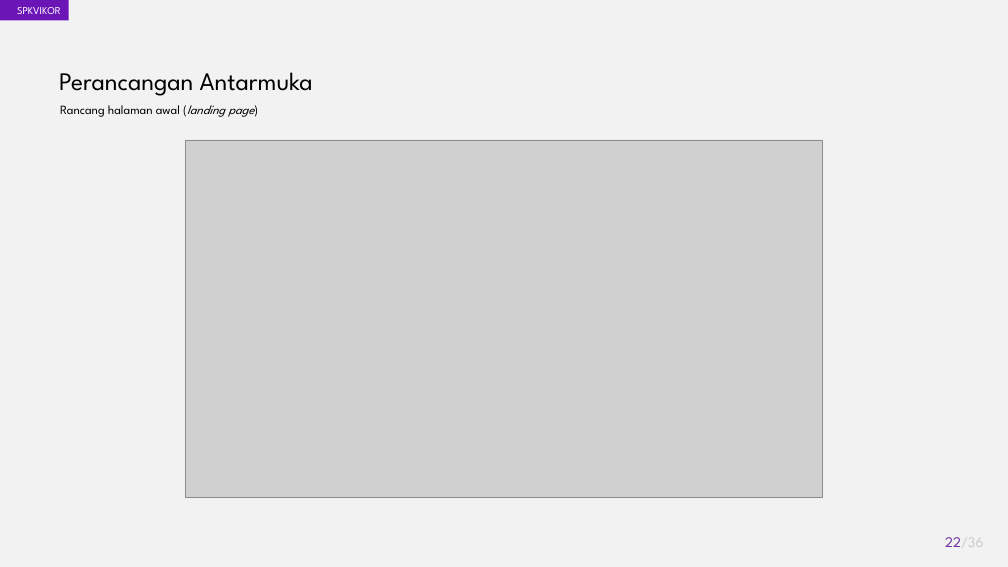
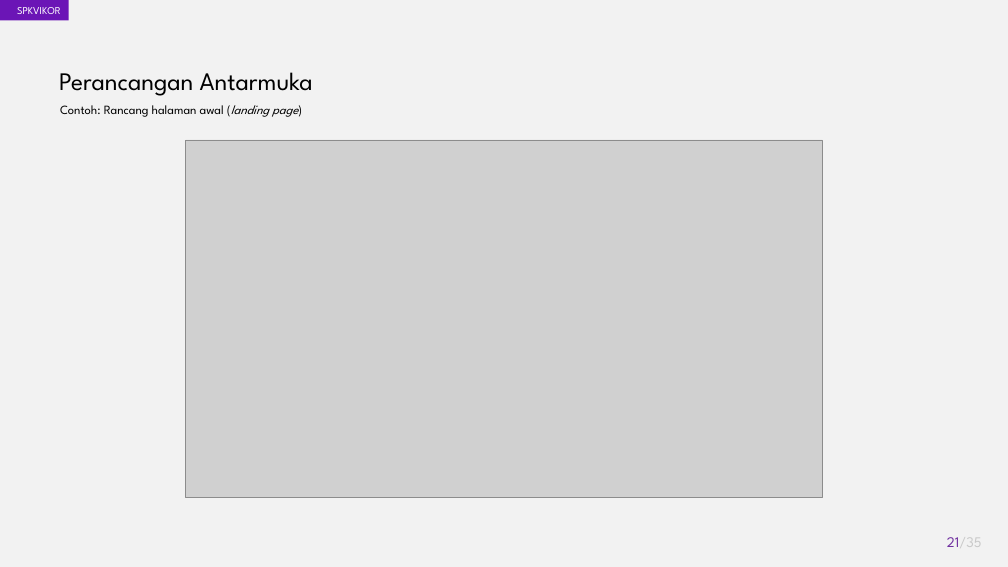
Before and after one commit to akhmadali7/TugasAkhir, a slide deck: slide 21 of PPT - TA - Akhmad Ali Sajidin.pptx (slide 22 before the commit). Drawn at 1008x567 pixels with LibreOffice and Linux fonts; fonts in the diff are those of the drawing; grey boxes stand for pictures. Boxes give left, top, right and bottom in pixels: in the first picture for what was removed or moved away, otherwise in the second. Text is boxed around its words. In the diff, an @@ line names an element or a change of style, - is before the commit and + after.

```diff
--- a/PPT - TA - Akhmad Ali Sajidin.pptx
+++ b/PPT - TA - Akhmad Ali Sajidin.pptx
@@ text at [60,105,298,117]: text changed @@
-Rancang halaman awal (landing page)
+Contoh: Rancang halaman awal (landing page)
@@ page number at [947,537,982,547]: text changed @@
-22/36
+21/35
```
Also in this commit, not shown: 12 other slides changed, 1 other file.
